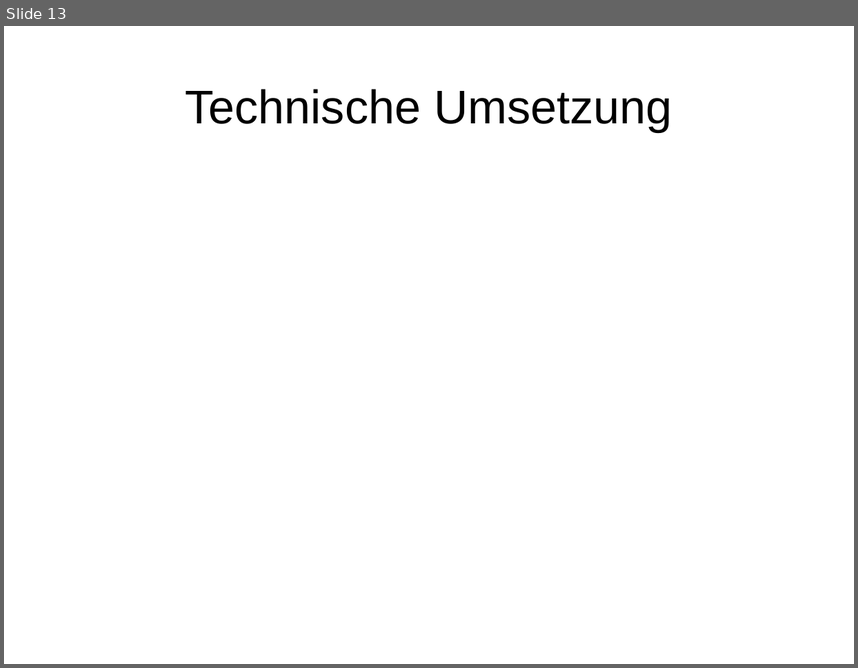
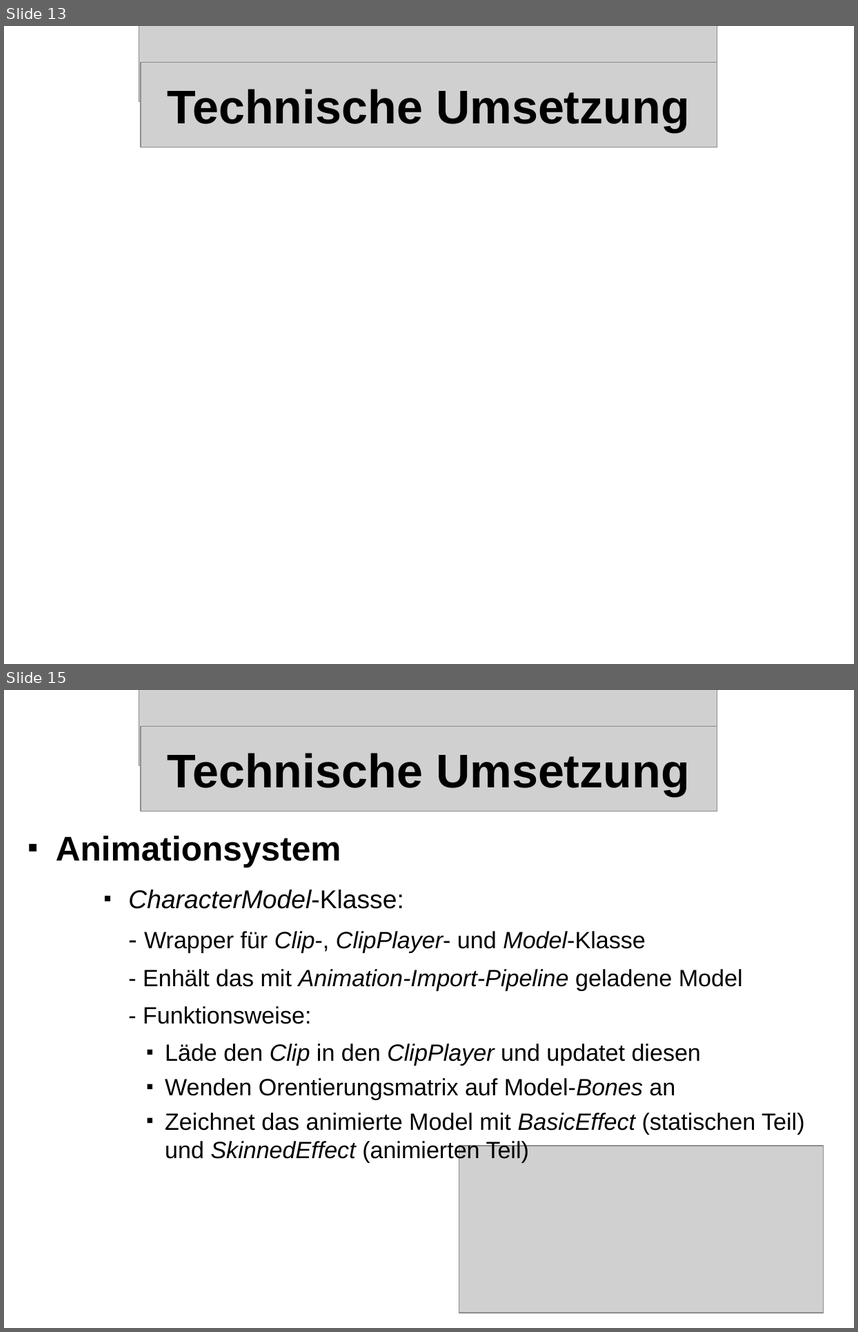
Before and after one commit to streber91/3D-Game-Project, a slide deck: Documents/Präsentationen/Underlord Abschlusspräsentation.odp. Shown one above the other, each under a label of ours: slide 13 before the commit, slides 13 and 15 after it; the slides between them are not shown. The pictures are 858x668 and 858x1332 pixels, drawn with LibreOffice and Linux fonts; fonts in the diff are those of the drawing; grey boxes stand for pictures; background and template pictures are left out. Boxes give left, top, right and bottom in pixels: in the first picture for what was removed or moved away, otherwise in the second. Text is boxed around its words. In the diff, an @@ line names an element or a change of style, - is before the commit and + after.

```diff
--- a/Documents/Präsentationen/Underlord Abschlusspräsentation.odp
+++ b/Documents/Präsentationen/Underlord Abschlusspräsentation.odp
@@ slide 15 added at bbox=[4, 690, 854, 1328], background picture (left out) @@
@@ picture added at bbox=[139, 690, 717, 766] @@
@@ picture added at bbox=[141, 727, 717, 812] @@
@@ title added at bbox=[168, 753, 690, 796], 44 pt, text #000000, bold @@
+Technische Umsetzung
@@ text added at bbox=[56, 836, 805, 1163], 22 pt, text #000000 @@
+■ Animationsystem
+    ■ CharacterModel-Klasse:
+    - Wrapper für Clip-, ClipPlayer- und Model-Klasse
+    - Enhält das mit Animation-Import-Pipeline geladene Model
+    - Funktionsweise:
+      ■ Läde den Clip in den ClipPlayer und updatet diesen
+      ■ Wenden Orentierungsmatrix auf Model-Bones an
+      ■ Zeichnet das animierte Model mit BasicEffect (statischen Teil)
+        und SkinnedEffect (animierten Teil)
@@ picture added at bbox=[460, 1146, 824, 1313] @@
@@ slide 13 changed as well @@
@@ picture added at bbox=[139, 26, 717, 102] @@
@@ title "Technische Umsetzung" at bbox=[168, 89, 690, 132]: bold on @@
@@ picture added at bbox=[141, 63, 717, 148] @@
```
Also in this commit, not shown: 12 other slides changed, 6 other slides added, 5 slides removed.
